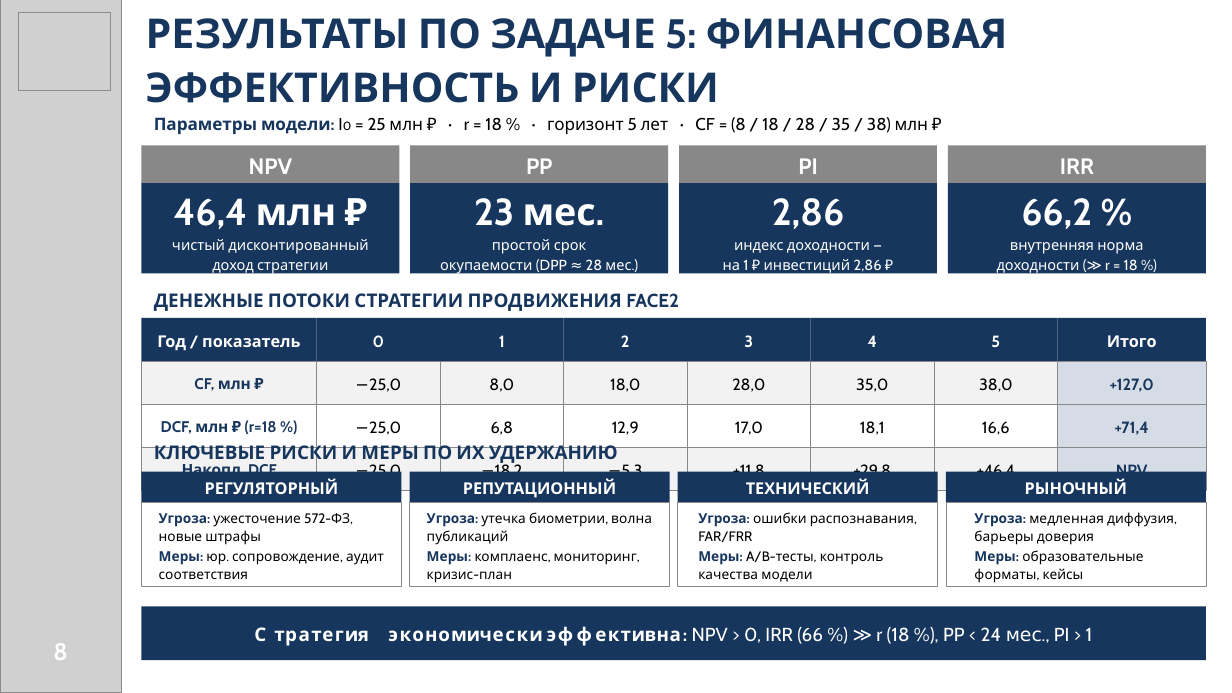
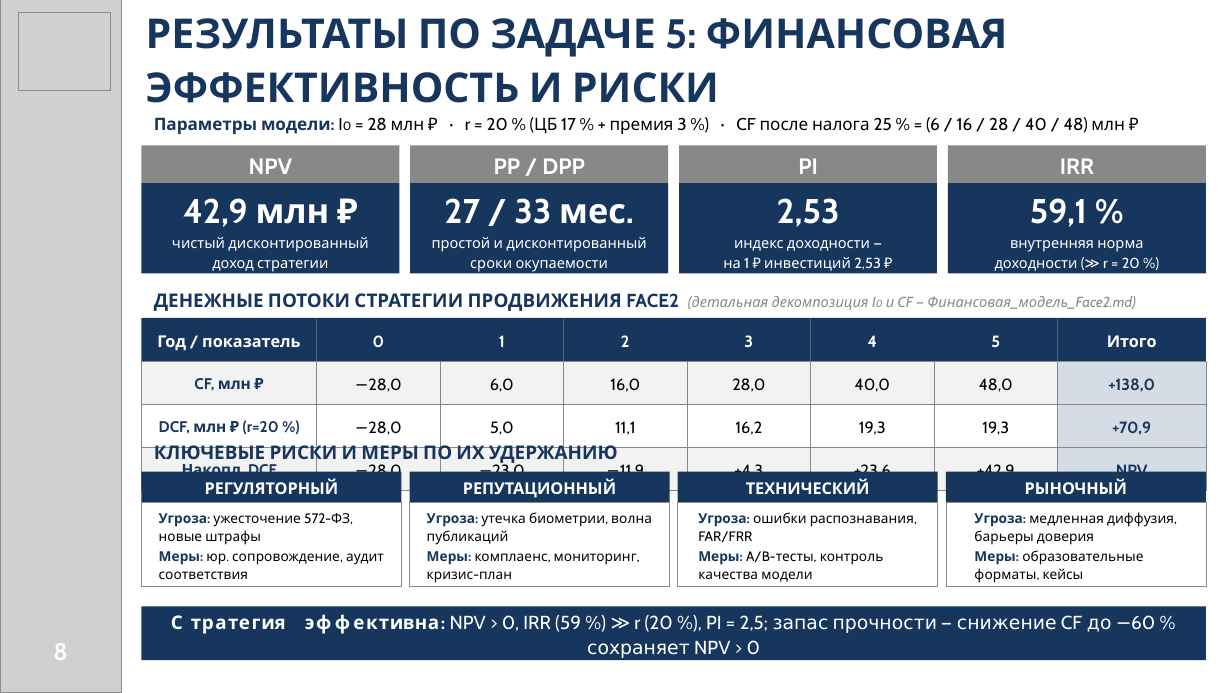
Before and after one commit to IndustrialBrace/VKR, a slide deck: slide 8 of ВКР_Face2_АкБарс_презентация.pptx. Drawn at 1232x693 pixels with LibreOffice and Linux fonts; fonts in the diff are those of the drawing; grey boxes stand for pictures. Boxes give left, top, right and bottom in pixels: in the first picture for what was removed or moved away, otherwise in the second. Text is boxed around its words. In the diff, an @@ line names an element or a change of style, - is before the commit and + after.

```diff
--- a/ВКР_Face2_АкБарс_презентация.pptx
+++ b/ВКР_Face2_АкБарс_презентация.pptx
@@ text at <box>154,117,1124,134</box>: text changed @@
-Параметры модели: I0 = 25 млн ₽ · r = 18 % · горизонт 5 лет · CF = (8 / 18 / 28 / 35 / 38) млн ₽
+Параметры модели: I0 = 28 млн ₽ · r = 20 % (ЦБ 17 % + премия 3 %) · CF после налога 25 % = (6 / 16 / 28 / 40 / 48) млн ₽
@@ text in rectangle at <box>494,158,584,174</box>: text changed @@
-PP
+PP / DPP
@@ text in rectangle at <box>183,198,330,227</box>: text changed; size 22 to 20 pt @@
-46,4 млн ₽
+42,9 млн ₽
@@ text in rectangle at <box>432,198,646,272</box>: text changed @@
-23 мес.
-простой срок
-окупаемости (DPP ≈ 28 мес.)
+27 / 33 мес.
+простой и дисконтированный
+сроки окупаемости
@@ text in rectangle at <box>777,198,840,227</box>: text changed; size 22 to 20 pt @@
-2,86
+2,53
@@ text in rectangle at <box>1030,198,1087,227</box>: text changed; size 22 to 20 pt @@
-66,2 %
+59,1 %
@@ text in rectangle at <box>723,257,881,271</box>: text changed @@
-на 1 ₽ инвестиций 2,86 ₽
+на 1 ₽ инвестиций 2,53 ₽
@@ text in rectangle at <box>995,257,1140,271</box>: text changed @@
-доходности (≫ r = 18 %)
+доходности (≫ r = 20 %)
@@ text at <box>154,293,1136,311</box>: text changed; size 11 to 8.5 pt; text colour #17365D to #888888; bold off; italic on @@
-ДЕНЕЖНЫЕ ПОТОКИ СТРАТЕГИИ ПРОДВИЖЕНИЯ FACE2
+ДЕНЕЖНЫЕ ПОТОКИ СТРАТЕГИИ ПРОДВИЖЕНИЯ FACE2 (детальная декомпозиция I0 и CF — Финансовая_модель_Face2.md)
@@ text in rectangle at <box>368,378,401,392</box>: text changed @@
-−25,0
+−28,0
@@ text in rectangle at <box>490,378,514,392</box>: text changed @@
-8,0
+6,0
@@ text in rectangle at <box>610,378,640,392</box>: text changed @@
-18,0
+16,0
@@ text in rectangle at <box>855,378,890,392</box>: text changed @@
-35,0
+40,0
@@ text in rectangle at <box>979,378,1013,392</box>: text changed @@
-38,0
+48,0
@@ text in rectangle at <box>1108,378,1155,392</box>: text changed @@
-+127,0
++138,0
@@ text in rectangle at <box>159,420,279,434</box>: text changed @@
-DCF, млн ₽ (r=18 %)
+DCF, млн ₽ (r=20 %)
@@ text in rectangle at <box>368,421,401,435</box>: text changed @@
-−25,0
+−28,0
@@ text in rectangle at <box>490,421,514,435</box>: text changed @@
-6,8
+5,0
@@ text in rectangle at <box>615,421,636,435</box>: text changed @@
-12,9
+11,1
@@ text in rectangle at <box>735,421,762,435</box>: text changed @@
-17,0
+16,2
@@ text in rectangle at <box>859,421,886,435</box>: text changed @@
-18,1
+19,3
@@ text in rectangle at <box>982,421,1009,435</box>: text changed @@
-16,6
+19,3
@@ text in rectangle at <box>1112,421,1151,435</box>: text changed @@
-+71,4
++70,9
@@ text in rectangle at <box>368,463,401,472</box>: text changed @@
-−25,0
+−28,0
@@ text in rectangle at <box>492,463,524,472</box>: text changed @@
-−18,2
+−23,0
@@ text in rectangle at <box>620,463,644,472</box>: text changed @@
-−5,3
+−11,9
@@ text in rectangle at <box>734,463,763,472</box>: text changed @@
-+11,8
++4,3
@@ text in rectangle at <box>854,463,891,481</box>: text changed @@
-+29,8
++23,6
@@ text in rectangle at <box>977,463,1015,472</box>: text changed @@
-+46,4
++42,9
@@ text in rectangle at <box>450,615,1155,658</box>: text changed @@
-→ Стратегия экономически эффективна: NPV > 0, IRR (66 %) ≫ r (18 %), PP < 24 мес., PI > 1
+→ Стратегия эффективна: NPV > 0, IRR (59 %) ≫ r (20 %), PI = 2,5; запас прочности — снижение CF до −60 % сохраняет NPV > 0
```
Also in this commit, not shown: 3 other files.
